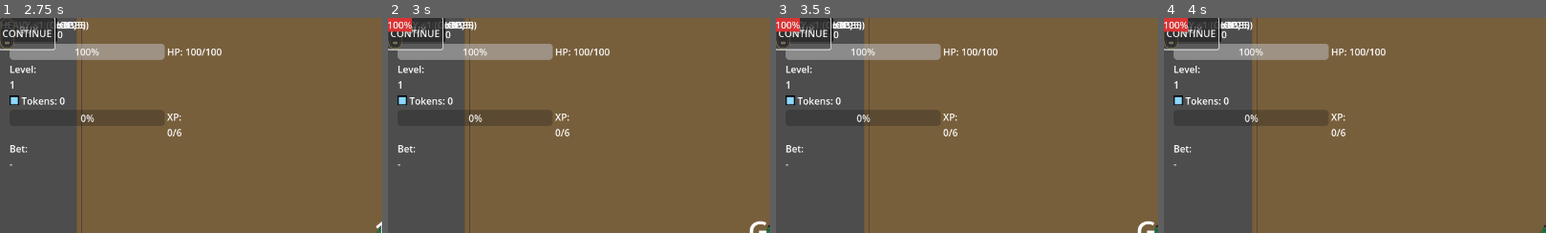
Above: before the commit, frames 1-4 (left to right).
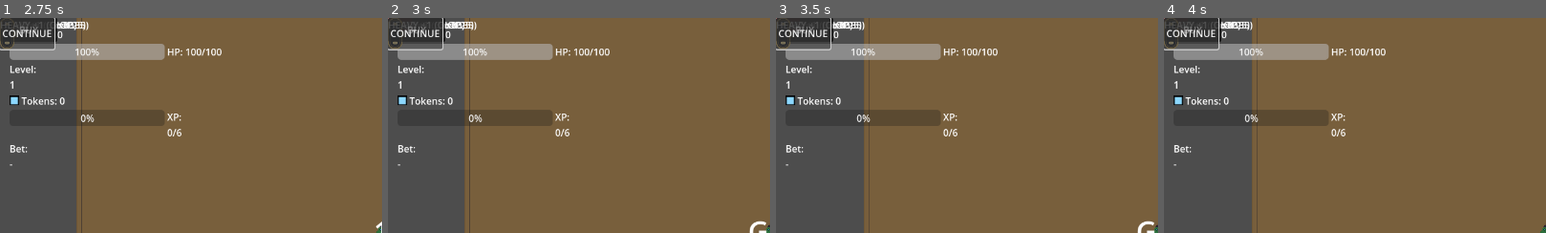
Above: after the commit, the same moments.

Repository: Faratas410/Gallicus-2.0
Game: Godot game, scene res://scenes/Main.tscn
Two runs of this game, one before a commit and one after it. Both use one fixed random seed, a clock stepped at 60 frames per second and the inputs below.
Inputs:
- Up to frame 1 (2.75 s): click "CONTINUE" at 0.5 s; click "CONTINUE" at 1.25 s; click "BUY" at 2 s
- Up to frame 2 (3 s): click "BUY" at 2.75 s
- Up to frame 3 (3.5 s): no input
- Up to frame 4 (4 s): click "BUY" at 3.5 s
The pictures show only the part of the screen within x 0-50%, y 0-50%; the shares and areas given below are measured in that part.

Frame 1 is identical in both runs. In frame 2, 0.4% of the frame differs, in the area x 0-7%, y 0-7%; in frame 3, 0.4%; in frame 4, 0.4%.
Error before the commit: Invalid call. Nonexistent function 'unproject_position' in base 'Camera2D'. (res://scripts/ui/enemy_health_bar.gd:48)
Error after the commit: Parse Error: Cannot find member "xform" in base "Transform2D". (res://scripts/ui/enemy_health_bar.gd:26)

Commit message:
Fix Godot 4.5 camera conversion and warnings

Diff:
--- a/scripts/systems/run_manager.gd
+++ b/scripts/systems/run_manager.gd
@@ -58,7 +58,7 @@
 var _player: Node
 var _run_failed_emitted: bool = false
 var _is_game_over: bool = false
-var phase: int = RunPhase.PREP
+var phase: RunPhase = RunPhase.PREP
 var _prep_sequence_id: int = 0
 var _has_started_run: bool = false
 var _show_shop_next_bet: bool = false
@@ -456,14 +456,14 @@
 	_position_player_after_respawn()
 	_apply_phase()
 
-func _on_enemy_killed(exp: int) -> void:
+func _on_enemy_killed(exp_value: int) -> void:
 	if _is_game_over:
 		return
 	if phase != RunPhase.LIVE:
 		return
 	var gained: int = exp_per_enemy
-	if exp > 0:
-		gained = exp
+	if exp_value > 0:
+		gained = exp_value
 	if gained <= 0:
 		return
 	run["xp"] = int(run.get("xp", 0)) + gained
@@ -775,7 +775,7 @@
 func is_live() -> bool:
 	return phase == RunPhase.LIVE
 
-func set_phase(p: int) -> void:
+func set_phase(p: RunPhase) -> void:
 	phase = p
 	GameEvents.run_phase_changed.emit(int(phase))
 	_apply_phase()
--- a/scripts/ui/enemy_health_bar.gd
+++ b/scripts/ui/enemy_health_bar.gd
@@ -20,6 +20,10 @@
 		return
 	bar.max_value = float(safe_max)
 	bar.value = float(safe_current)
+
+func _world_to_screen(world_pos: Vector2) -> Vector2:
+	var canvas_transform: Transform2D = get_viewport().get_canvas_transform()
+	return canvas_transform.xform(world_pos)
 
 func _process(_delta: float) -> void:
 	if _target == null or not is_instance_valid(_target):
@@ -45,7 +49,7 @@
 		return
 
 	var world_pos: Vector2 = anchor.global_position
-	var screen_pos: Vector2 = cam.unproject_position(world_pos)
+	var screen_pos: Vector2 = _world_to_screen(world_pos)
 	var half: Vector2 = size * 0.5
 	var pos: Vector2 = screen_pos - half
 	var viewport_rect: Rect2 = get_viewport().get_visible_rect()
--- a/scripts/ui/ui_root.gd
+++ b/scripts/ui/ui_root.gd
@@ -266,7 +266,8 @@
 		return anchor
 	return enemy
 
-func _on_ui_coins_refresh_upgrade(_coins: int) -> void:
+@warning_ignore("unused_parameter")
+func _on_ui_coins_refresh_upgrade(coins_amount: int) -> void:
 	if upgrade_panel != null and upgrade_panel.visible:
 		_update_upgrade_costs()
 
@@ -723,10 +724,10 @@
 func _on_quit_pressed() -> void:
 	get_tree().quit()
 
-func _on_player_health_changed(current: int, max: int) -> void:
-	player_hp_bar.max_value = max
+func _on_player_health_changed(current: int, max_value: int) -> void:
+	player_hp_bar.max_value = max_value
 	player_hp_bar.value = current
-	player_hp_label.text = "HP: %d/%d" % [current, max]
+	player_hp_label.text = "HP: %d/%d" % [current, max_value]
 
 func _handle_fast_countdown(seconds: int) -> void:
 	if fast_countdown_label == null:
